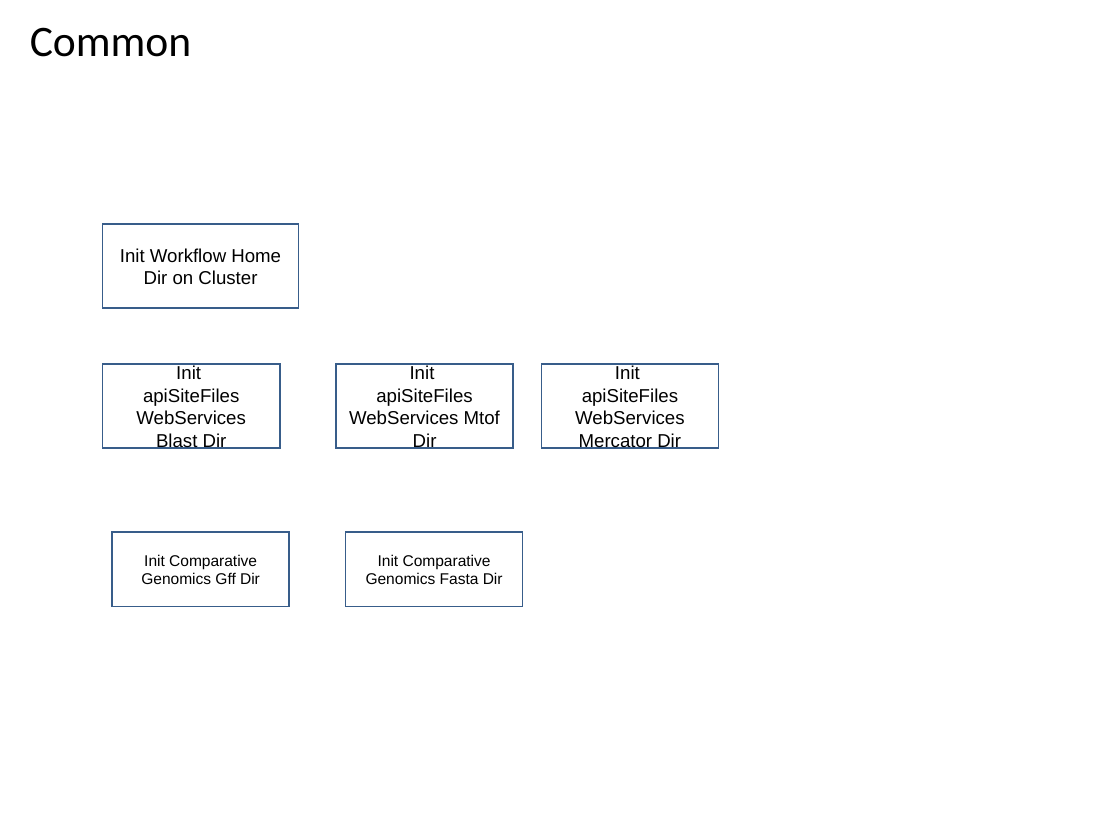
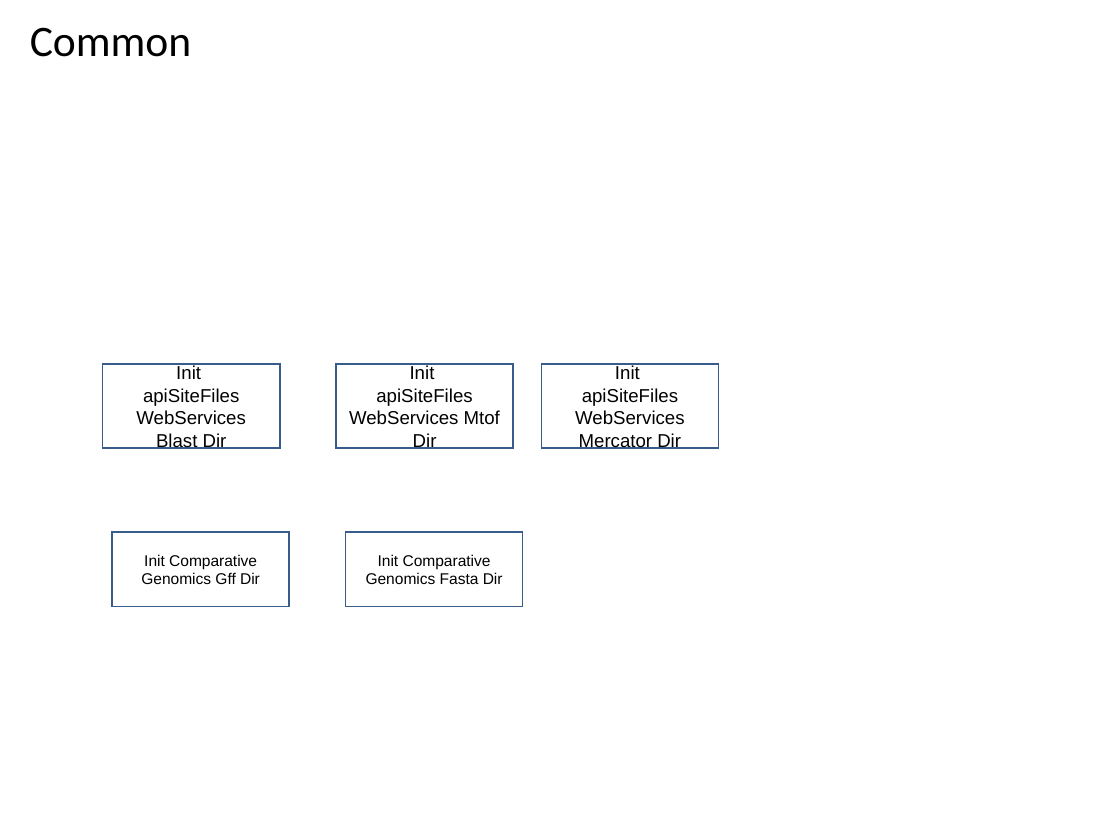
Before and after one commit to VEuPathDB/ApiCommonWorkflow, a slide deck: slide 4 of Main/doc/IntegratedWorkflow.ppt. Drawn at 1120x840 pixels with LibreOffice and Linux fonts; fonts in the diff are those of the drawing. Boxes give left, top, right and bottom in pixels: in the first picture for what was removed or moved away, otherwise in the second. Text is boxed around its words. In the diff, an @@ line names an element or a change of style, - is before the commit and + after.

```diff
--- a/Main/doc/IntegratedWorkflow.ppt
+++ b/Main/doc/IntegratedWorkflow.ppt
@@ rectangle removed at [103, 224, 299, 308] @@
-Init Workflow Home Dir on Cluster
```
Also in this commit, not shown: 1 other slide changed.
